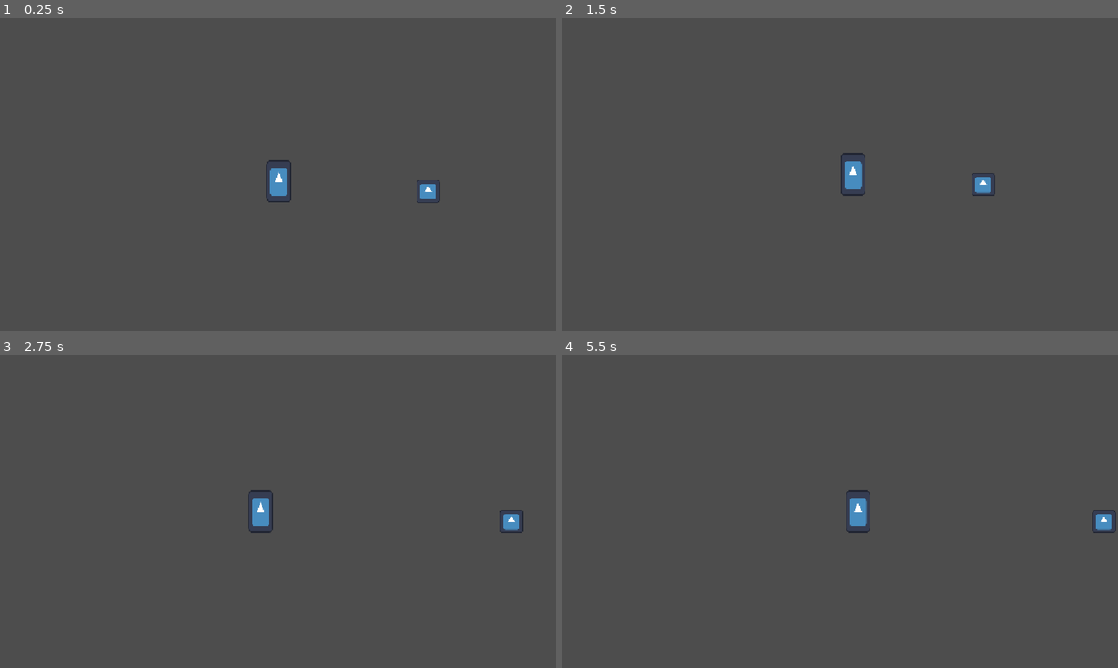
Above: before the commit, frames 1-4 (two rows, left to right).
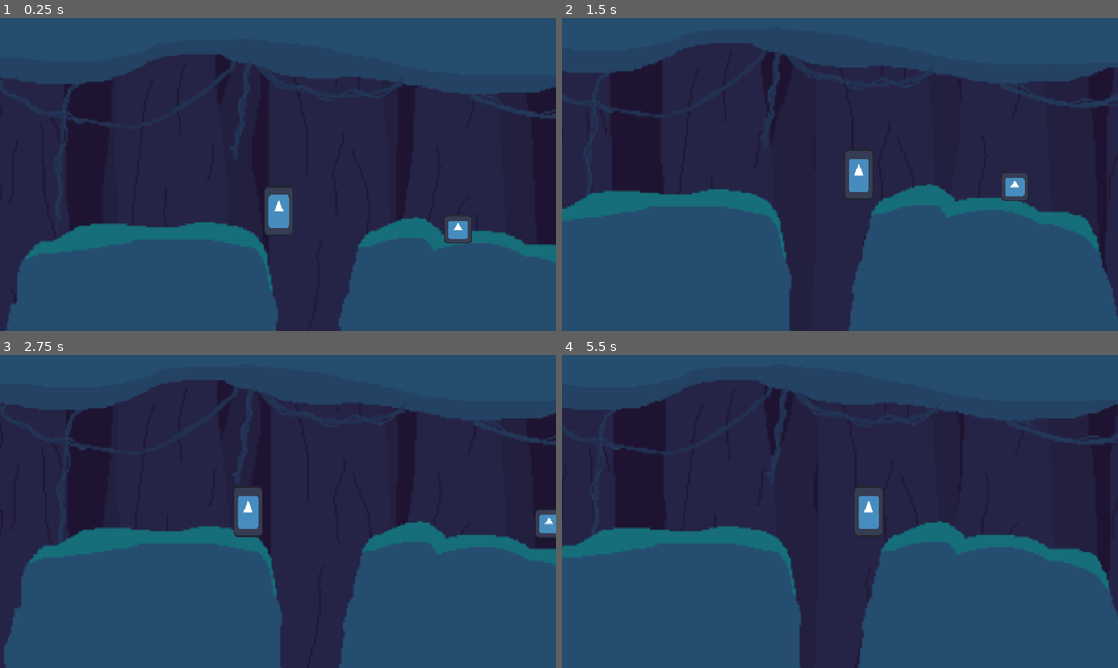
Above: after the commit, the same moments.

Repository: pdues/LD60
Game: Godot game, scene res://scene/game.tscn
Same seed, same stepped clock (60 frames per second), same inputs: the game is played once before the commit and once after it. The engine's default icon, where the game draws it, is replaced by a stand-in: a white triangle on a blue panel in a dark square.
Inputs:
- Up to frame 1 (0.25 s): no input
- Up to frame 2 (1.5 s): hold E 0.53-1.28 s; hold Right (ui_right) from 0.53 s (still down); tap Space (ui_select) at 0.77 s; tap E at 1.35 s
- Up to frame 3 (2.75 s): tap Space (ui_select) at 1.52 s; release Right (ui_right) at 2.03 s; hold Left (ui_left) from 2.03 s (still down); hold E from 2.03 s (still down)
- Up to frame 4 (5.5 s): release Left (ui_left) at 2.78 s; release E at 2.78 s; hold Right (ui_right) 2.78-4.28 s; tap E at 2.85, 4.35 s; tap Space (ui_select) at 3.02, 3.77, 4.52 s; hold E 3.53-4.28 s; hold Left (ui_left) 4.28-5.03 s; hold Right (ui_right) from 5.03 s (still down); hold E from 5.03 s (still down)

The runs differ from the first frame. In frame 1, 99% of the frame differs, in the area x 0-100%, y 0-100%; in frame 2, 99%; in frame 3, 99%; in frame 4, 100%.

Commit message:
Paralaxe added

Diff:
--- a/ld-60-game/project.godot
+++ b/ld-60-game/project.godot
@@ -17,6 +17,8 @@
 
 [display]
 
+window/size/viewport_width=960
+window/size/viewport_height=540
 window/stretch/mode="canvas_items"
 window/stretch/aspect="expand"
 
--- a/ld-60-game/scene/game.tscn
+++ b/ld-60-game/scene/game.tscn
@@ -2,25 +2,65 @@
 
 [ext_resource type="PackedScene" uid="uid://k16wopb2mk8t" path="res://scene/player.tscn" id="1_5kiuu"]
 [ext_resource type="PackedScene" uid="uid://pm7emgr28huy" path="res://scene/StandardEnemy.tscn" id="2_dbls1"]
+[ext_resource type="Texture2D" uid="uid://c7uwfo76ng27j" path="res://assets/Paralaxe0.png" id="3_33cqm"]
+[ext_resource type="Texture2D" uid="uid://c2th6vlqqc2ua" path="res://assets/Paralaxe1.png" id="4_xlg7c"]
+[ext_resource type="Texture2D" uid="uid://cou5g1u8e8bov" path="res://assets/Paralaxe2.png" id="5_qpk70"]
+[ext_resource type="Texture2D" uid="uid://h6ueeee7wsnp" path="res://assets/Paralaxe3.png" id="6_ll5lq"]
 
 [sub_resource type="WorldBoundaryShape2D" id="WorldBoundaryShape2D_xrivr"]
 distance = -136.0
 
 [node name="Game" type="Node2D" unique_id=1573071005]
 
-[node name="player" parent="." unique_id=963260103 groups=["Player"] instance=ExtResource("1_5kiuu")]
+[node name="player" parent="." unique_id=963260103 instance=ExtResource("1_5kiuu")]
 z_index = 900
 position = Vector2(151, 107)
 
 [node name="Camera2D" type="Camera2D" parent="player" unique_id=1791443678]
 zoom = Vector2(3, 3)
 position_smoothing_enabled = true
-position_smoothing_speed = 7.0
 
 [node name="StaticBody2D" type="StaticBody2D" parent="." unique_id=2113442768]
+position = Vector2(2, 23)
 
 [node name="CollisionShape2D" type="CollisionShape2D" parent="StaticBody2D" unique_id=1447877747]
 shape = SubResource("WorldBoundaryShape2D_xrivr")
 
 [node name="StandardEnemy" parent="." unique_id=1837803404 instance=ExtResource("2_dbls1")]
 position = Vector2(250, 89)
+
+[node name="paralaxe" type="Node2D" parent="." unique_id=1418363855]
+
+[node name="ParallaxBackground" type="ParallaxBackground" parent="paralaxe" unique_id=1988723728]
+
+[node name="ParallaxLayer" type="ParallaxLayer" parent="paralaxe/ParallaxBackground" unique_id=407959311]
+position = Vector2(152, 107)
+motion_scale = Vector2(0, 0)
+motion_mirroring = Vector2(640, 0)
+
+[node name="Sprite2D" type="Sprite2D" parent="paralaxe/ParallaxBackground/ParallaxLayer" unique_id=197863360]
+texture = ExtResource("3_33cqm")
+
+[node name="ParallaxLayer2" type="ParallaxLayer" parent="paralaxe/ParallaxBackground" unique_id=533776008]
+position = Vector2(152, 107)
+motion_scale = Vector2(0.33, 0.25)
+motion_mirroring = Vector2(640, 0)
+
+[node name="Sprite2D" type="Sprite2D" parent="paralaxe/ParallaxBackground/ParallaxLayer2" unique_id=58019661]
+texture = ExtResource("4_xlg7c")
+
+[node name="ParallaxLayer3" type="ParallaxLayer" parent="paralaxe/ParallaxBackground" unique_id=1958874127]
+position = Vector2(151, 155)
+motion_scale = Vector2(0.66, 0.25)
+motion_mirroring = Vector2(640, 0)
+
+[node name="Sprite2D" type="Sprite2D" parent="paralaxe/ParallaxBackground/ParallaxLayer3" unique_id=418761178]
+texture = ExtResource("5_qpk70")
+
+[node name="ParallaxLayer4" type="ParallaxLayer" parent="paralaxe/ParallaxBackground" unique_id=254111210]
+position = Vector2(152, 45)
+motion_scale = Vector2(1, 0.75)
+motion_mirroring = Vector2(640, 0)
+
+[node name="Sprite2D" type="Sprite2D" parent="paralaxe/ParallaxBackground/ParallaxLayer4" unique_id=887460248]
+texture = ExtResource("6_ll5lq")
--- a/ld-60-game/script/states/playerIdle.gd
+++ b/ld-60-game/script/states/playerIdle.gd
@@ -5,6 +5,7 @@
 
 func Enter():
 	player.velocity.x=0.0
+
 
 func Physics_Update(_delta: float):
 	var direction = Input.get_axis("ui_left", "ui_right")
Binary file added: ld-60-game/assets/Paralaxe0.png
Not shown, added: ld-60-game/assets/Paralaxe0.png.import
Binary file added: ld-60-game/assets/Paralaxe1.png
Not shown, added: ld-60-game/assets/Paralaxe1.png.import
Binary file added: ld-60-game/assets/Paralaxe2.png
Not shown, added: ld-60-game/assets/Paralaxe2.png.import
Binary file added: ld-60-game/assets/Paralaxe3.png
Not shown, added: ld-60-game/assets/Paralaxe3.png.import
